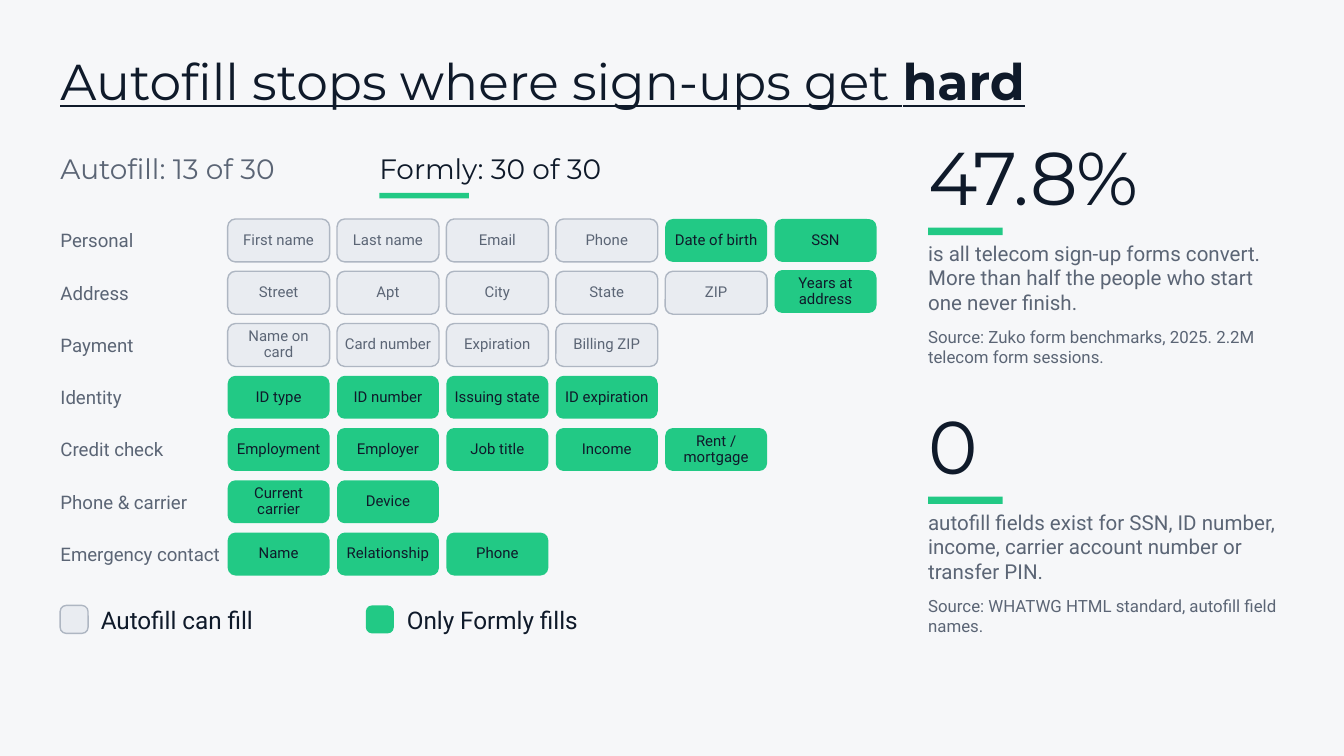
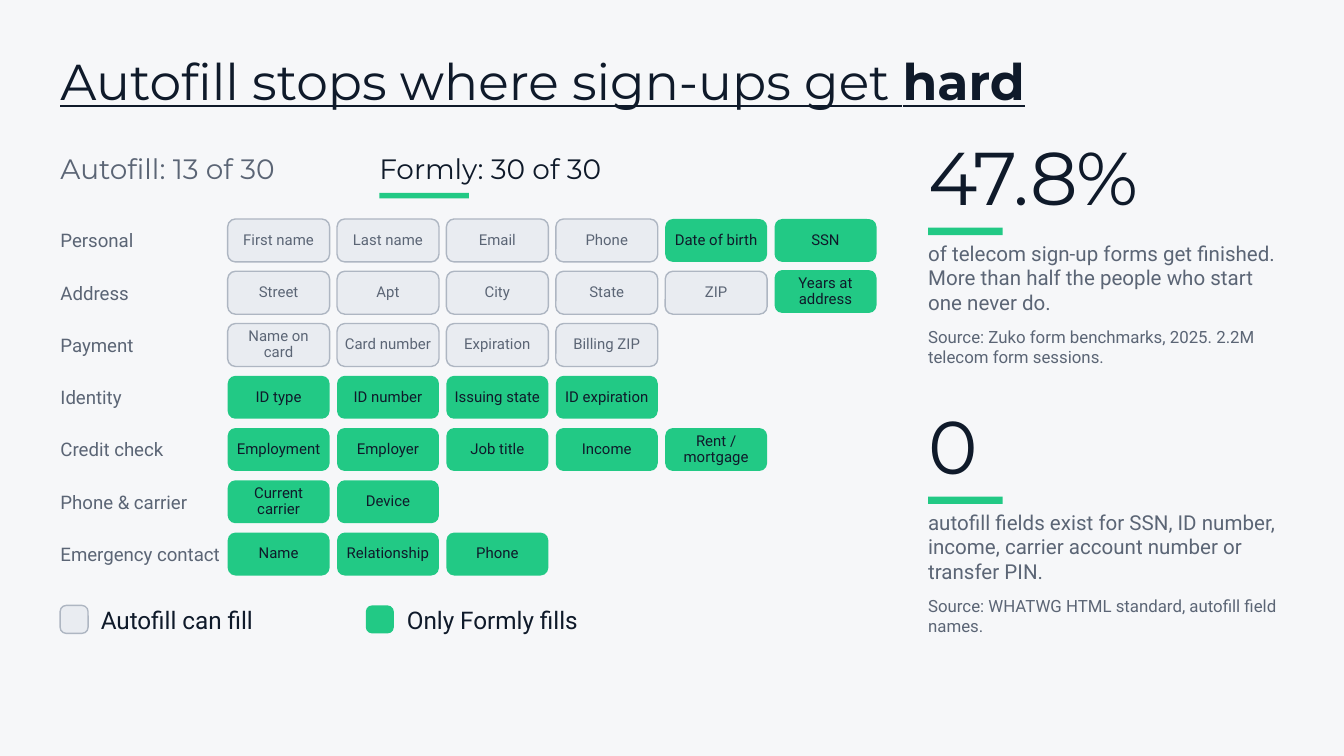
Before and after one commit to salvobonsma/DubHacks2026, a slide deck: slide 6 of deck/Formly-deck.pptx (slide 7 before the commit). Drawn at 1344x756 pixels with LibreOffice and Linux fonts; fonts in the diff are those of the drawing. Boxes give left, top, right and bottom in pixels: in the first picture for what was removed or moved away, otherwise in the second. Text is boxed around its words. In the diff, an @@ line names an element or a change of style, - is before the commit and + after.

```diff
--- a/deck/Formly-deck.pptx
+++ b/deck/Formly-deck.pptx
@@ text at box(928, 245, 1275, 310): text changed @@
-is all telecom sign-up forms convert. More than half the people who start one never finish.
+of telecom sign-up forms get finished. More than half the people who start one never do.
```
Also in this commit, not shown: 5 other slides changed, 3 other files.
